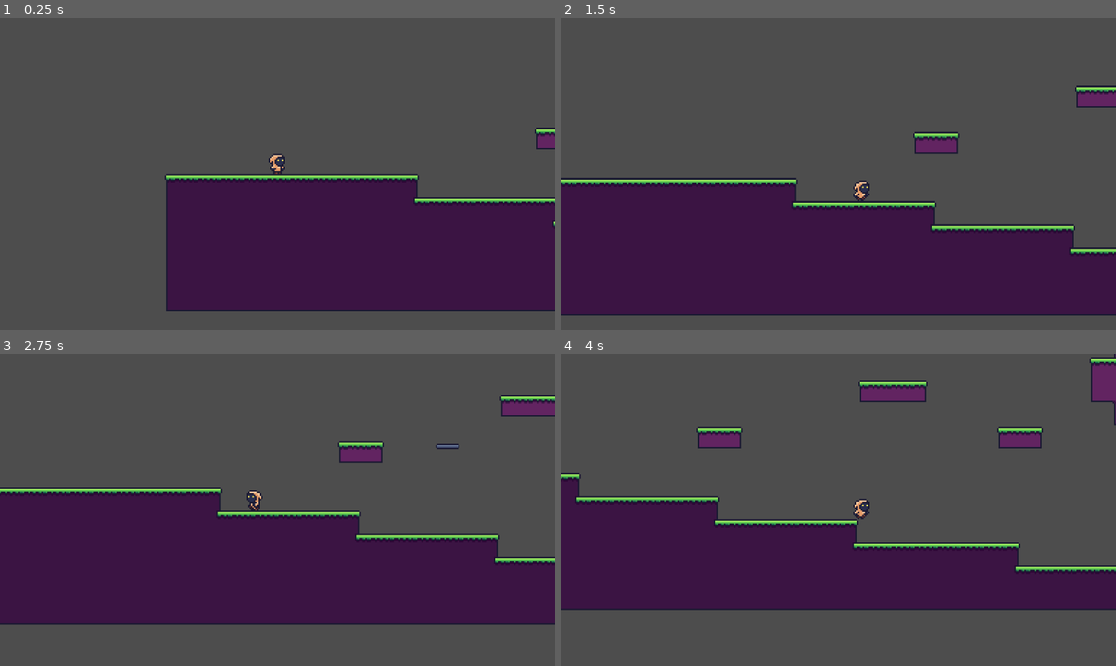
Above: before the commit, frames 1-4 (two rows, left to right).
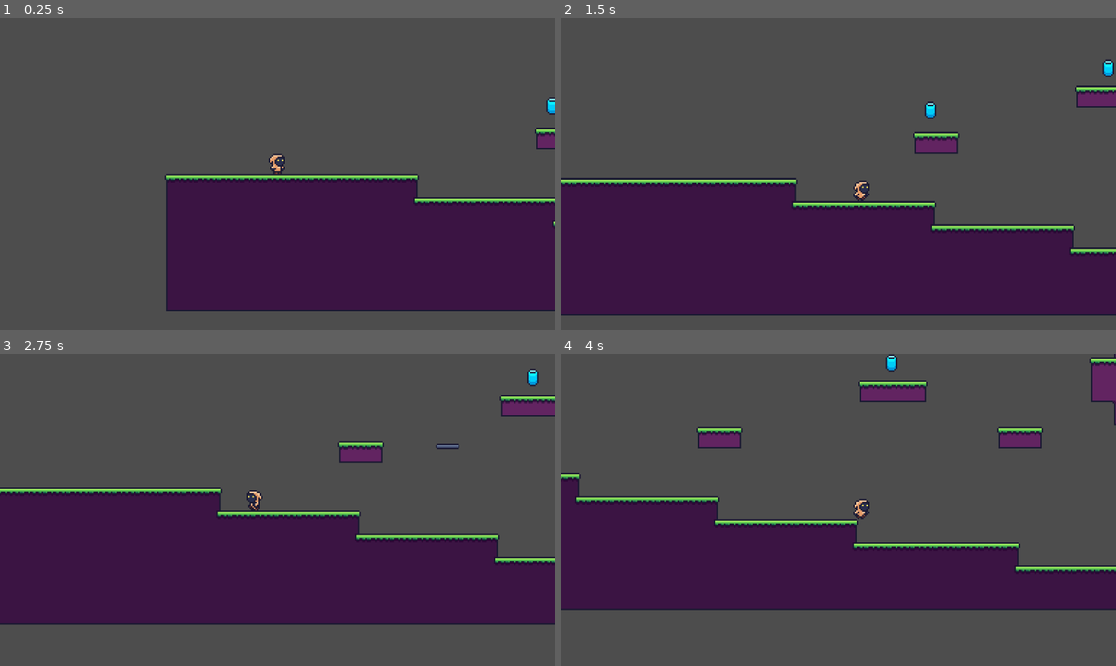
Above: after the commit, the same moments.

Repository: Sabbathycal/Project_Assassin
Game: Godot game, scene res://Assets/Scenes/Areas/area_1.tscn
Two runs of this game, one before a commit and one after it. Both use one fixed random seed, a clock stepped at 60 frames per second and the inputs below.
Inputs:
- Up to frame 1 (0.25 s): no input
- Up to frame 2 (1.5 s): hold D (move_right) from 0.53 s (still down); tap Space (jump) at 0.77 s
- Up to frame 3 (2.75 s): tap Space (jump) at 1.52 s; release D (move_right) at 2.03 s; hold A (move_left) from 2.03 s (still down)
- Up to frame 4 (4 s): release A (move_left) at 2.78 s; hold D (move_right) from 2.78 s (still down); tap Space (jump) at 3.02, 3.77 s

The runs differ from the first frame. In frame 1, less than 0.1% of the frame differs, in the area x 98-100%, y 25-31%; in frame 2, 0.2%, in the area x 65-100%, y 13-33%; in frame 3, 0.1%; in frame 4, 0.1%.

Commit message:
made pick-up objects that affect portal (area_exits/scene_changers)

Diff:
--- a/Assets/Scenes/Area_Funcionality/area_exit.tscn
+++ b/Assets/Scenes/Area_Funcionality/area_exit.tscn
@@ -6,15 +6,16 @@
 [sub_resource type="CircleShape2D" id="CircleShape2D_65io1"]
 radius = 7.0
 
-[node name="AreaExit" type="Area2D"]
+[node name="AreaExit" type="Area2D" node_paths=PackedStringArray("sprite") groups=["area_exits"]]
 collision_layer = 65536
 script = ExtResource("1_65io1")
+sprite = NodePath("Sprite2D")
 
 [node name="Sprite2D" type="Sprite2D" parent="."]
 z_index = -10
 texture = ExtResource("1_764p0")
 region_enabled = true
-region_rect = Rect2(21.885662, 0, 22.114338, 22.119923)
+region_rect = Rect2(0, 0, 22, 22)
 
 [node name="CollisionShape2D" type="CollisionShape2D" parent="."]
 shape = SubResource("CircleShape2D_65io1")
--- a/Assets/Scenes/Area_Funcionality/area_template.tscn
+++ b/Assets/Scenes/Area_Funcionality/area_template.tscn
@@ -1,8 +1,9 @@
-[gd_scene load_steps=6 format=4 uid="uid://cxcwxx30axdh"]
+[gd_scene load_steps=7 format=4 uid="uid://cxcwxx30axdh"]
 
 [ext_resource type="Texture2D" uid="uid://gds0f4ul86kx" path="res://Assets/Sprites/tiles_1.png" id="1_uidp5"]
 [ext_resource type="PackedScene" uid="uid://cj0lm1grwrbgm" path="res://Assets/Scenes/player.tscn" id="2_3uyhe"]
 [ext_resource type="PackedScene" uid="uid://trd3ehhrolma" path="res://Assets/Scenes/Area_Funcionality/area_exit.tscn" id="3_g42su"]
+[ext_resource type="PackedScene" uid="uid://bkqocewxofbs" path="res://Assets/Scenes/energy_cell.tscn" id="4_qf2lw"]
 
 [sub_resource type="TileSetAtlasSource" id="TileSetAtlasSource_3uyhe"]
 texture = ExtResource("1_uidp5")
@@ -342,4 +343,18 @@
 speed = 5
 
 [node name="AreaExit" parent="." instance=ExtResource("3_g42su")]
-position = Vector2(62, -45)
+position = Vector2(-76, -48)
+
+[node name="EnergyCells" type="Node2D" parent="."]
+
+[node name="EnergyCell1" parent="EnergyCells" instance=ExtResource("4_qf2lw")]
+position = Vector2(54, -49)
+
+[node name="EnergyCell2" parent="EnergyCells" instance=ExtResource("4_qf2lw")]
+position = Vector2(26, -49)
+
+[node name="EnergyCell3" parent="EnergyCells" instance=ExtResource("4_qf2lw")]
+position = Vector2(39, -49)
+
+[node name="EnergyCell4" parent="EnergyCells" instance=ExtResource("4_qf2lw")]
+position = Vector2(11, -49)
--- a/Assets/Scenes/Areas/area_1.tscn
+++ b/Assets/Scenes/Areas/area_1.tscn
@@ -25,3 +25,15 @@
 
 [node name="AreaExit" parent="." index="4"]
 position = Vector2(479, -177)
+
+[node name="EnergyCell1" parent="EnergyCells" index="0"]
+position = Vector2(438, -125)
+
+[node name="EnergyCell2" parent="EnergyCells" index="1"]
+position = Vector2(295, -108)
+
+[node name="EnergyCell3" parent="EnergyCells" index="2"]
+position = Vector2(236, -232)
+
+[node name="EnergyCell4" parent="EnergyCells" index="3"]
+position = Vector2(172, -79)
--- a/Assets/Scenes/Areas/area_2.tscn
+++ b/Assets/Scenes/Areas/area_2.tscn
@@ -47,4 +47,16 @@
 [node name="AreaExit" parent="." index="5"]
 position = Vector2(-56, -352)
 
+[node name="EnergyCell1" parent="EnergyCells" index="0"]
+position = Vector2(-99, -317)
+
+[node name="EnergyCell2" parent="EnergyCells" index="1"]
+position = Vector2(202, -252)
+
+[node name="EnergyCell3" parent="EnergyCells" index="2"]
+position = Vector2(399, -241)
+
+[node name="EnergyCell4" parent="EnergyCells" index="3"]
+position = Vector2(8, -127)
+
 [editable path="MovingPlatformLarge"]
--- /dev/null
+++ b/Assets/Scenes/energy_cell.tscn
@@ -0,0 +1,19 @@
+[gd_scene load_steps=4 format=3 uid="uid://bkqocewxofbs"]
+
+[ext_resource type="Script" uid="uid://cfmtvtvbjigjn" path="res://Assets/Scripts/energy_cell.gd" id="1_3cltl"]
+[ext_resource type="Texture2D" uid="uid://cacnmi1ok70k0" path="res://Assets/Sprites/energy_cell.png" id="1_rpmcq"]
+
+[sub_resource type="CapsuleShape2D" id="CapsuleShape2D_3uiw7"]
+radius = 5.0
+height = 16.0
+
+[node name="EnergyCell" type="Area2D"]
+script = ExtResource("1_3cltl")
+
+[node name="Sprite2D" type="Sprite2D" parent="."]
+texture = ExtResource("1_rpmcq")
+
+[node name="CollisionShape2D" type="CollisionShape2D" parent="."]
+shape = SubResource("CapsuleShape2D_3uiw7")
+
+[connection signal="body_entered" from="." to="." method="_on_body_entered"]
--- a/Assets/Scripts/area_exit.gd
+++ b/Assets/Scripts/area_exit.gd
@@ -1,8 +1,24 @@
 extends Area2D
 
+class_name AreaExit
 
+@export var sprite : Sprite2D
 
+var is_open = false
+
+func _ready():
+	#closing the portal
+	close()
+
+func open():
+	# opens portal
+	is_open = true
+	sprite.region_rect.position.x = 22
+
+func close():
+	is_open = false
+	sprite.region_rect.position.x = 0
 
 func _on_body_entered(body: Node2D) -> void:
-	if body is PlayerController:
+	if is_open && body is PlayerController:
 		GameManager._next_level()
--- /dev/null
+++ b/Assets/Scripts/energy_cell.gd
@@ -0,0 +1,10 @@
+extends Area2D
+
+
+
+
+func _on_body_entered(body: Node2D) -> void:
+	if body is PlayerController:
+		GameManager.add_energy_cell()
+		queue_free()
+		print('player picked up cell ' + str(GameManager.energy_cells) + ' from area ' + str(GameManager.current_area))
--- a/Assets/Scripts/game_manager.gd
+++ b/Assets/Scripts/game_manager.gd
@@ -2,9 +2,30 @@
 
 var current_area = 1
 var area_path =  'res://Assets/Scenes/Areas/'
+
+var energy_cells = 0
+
+
+func _ready():
+	reset_energy_cells()
 
 func _next_level():
 	current_area += 1
 	var full_path = area_path + 'area_' + str(current_area) + '.tscn'
 	get_tree().change_scene_to_file(full_path)
 	print('players enters area ' + str(current_area))
+	set_up_area()
+
+func set_up_area():
+	reset_energy_cells()
+
+func add_energy_cell():
+	energy_cells += 1
+	if energy_cells >= 4:
+		#portal opens
+		var portal = get_tree().get_first_node_in_group('area_exits') as AreaExit
+		portal.open()
+
+
+func reset_energy_cells():
+	energy_cells = 0
--- a/project.godot
+++ b/project.godot
@@ -18,6 +18,10 @@
 [autoload]
 
 GameManager="*res://Assets/Scripts/game_manager.gd"
+
+[global_group]
+
+area_exits=""
 
 [input]
 
Not shown, added: Assets/Scripts/energy_cell.gd.uid
Binary file added: Assets/Sprites/energy_cell.png
Not shown, added: Assets/Sprites/energy_cell.png.import
